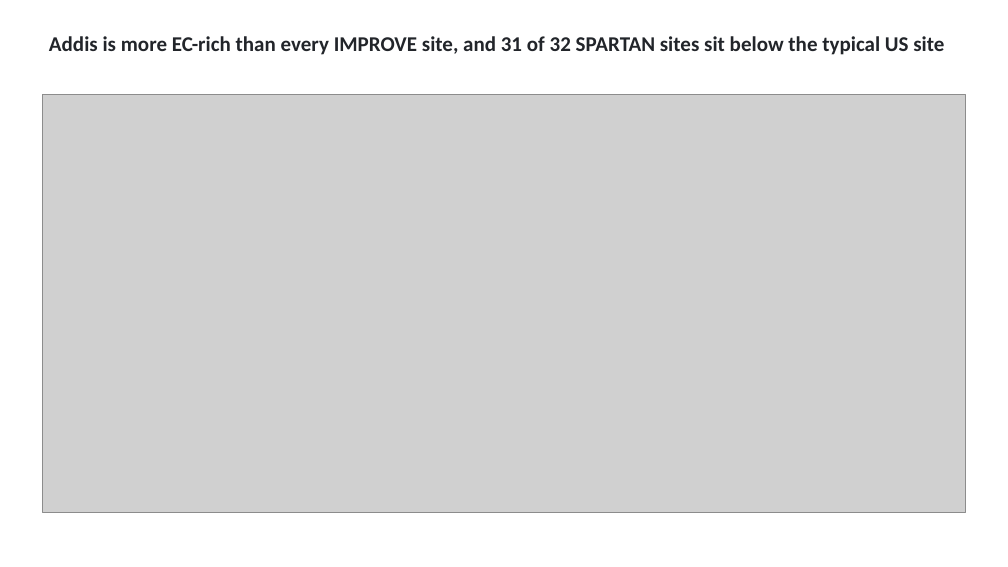
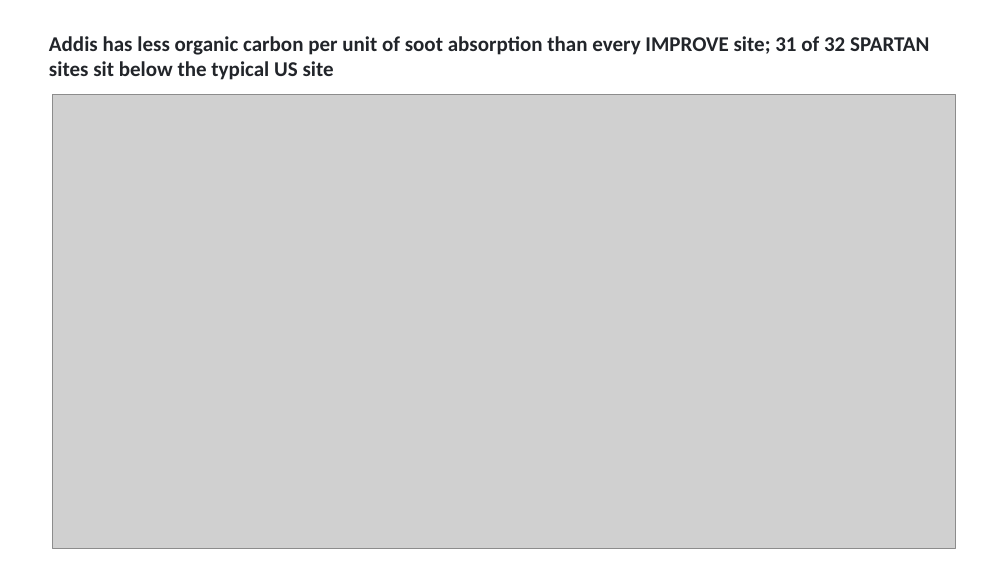
Before and after one commit to ahzs645/aethmodular, a slide deck: slide 7 of deliverables/aaar_poster_2026/aaar_practice_2026-10-15.pptx. Drawn at 1008x567 pixels with LibreOffice and Linux fonts; fonts in the diff are those of the drawing; grey boxes stand for pictures. Boxes give left, top, right and bottom in pixels: in the first picture for what was removed or moved away, otherwise in the second. Text is boxed around its words. In the diff, an @@ line names an element or a change of style, - is before the commit and + after.

```diff
--- a/deliverables/aaar_poster_2026/aaar_practice_2026-10-15.pptx
+++ b/deliverables/aaar_poster_2026/aaar_practice_2026-10-15.pptx
@@ text at [49, 36, 929, 80]: text changed @@
-Addis is more EC-rich than every IMPROVE site, and 31 of 32 SPARTAN sites sit below the typical US site
+Addis has less organic carbon per unit of soot absorption than every IMPROVE site; 31 of 32 SPARTAN sites sit below the typical US site
@@ picture: place and size @@
-picture at [43, 95, 966, 513]
+picture at [53, 95, 955, 548]
```
Also in this commit, not shown: 2 other slides changed, 9 other files.
